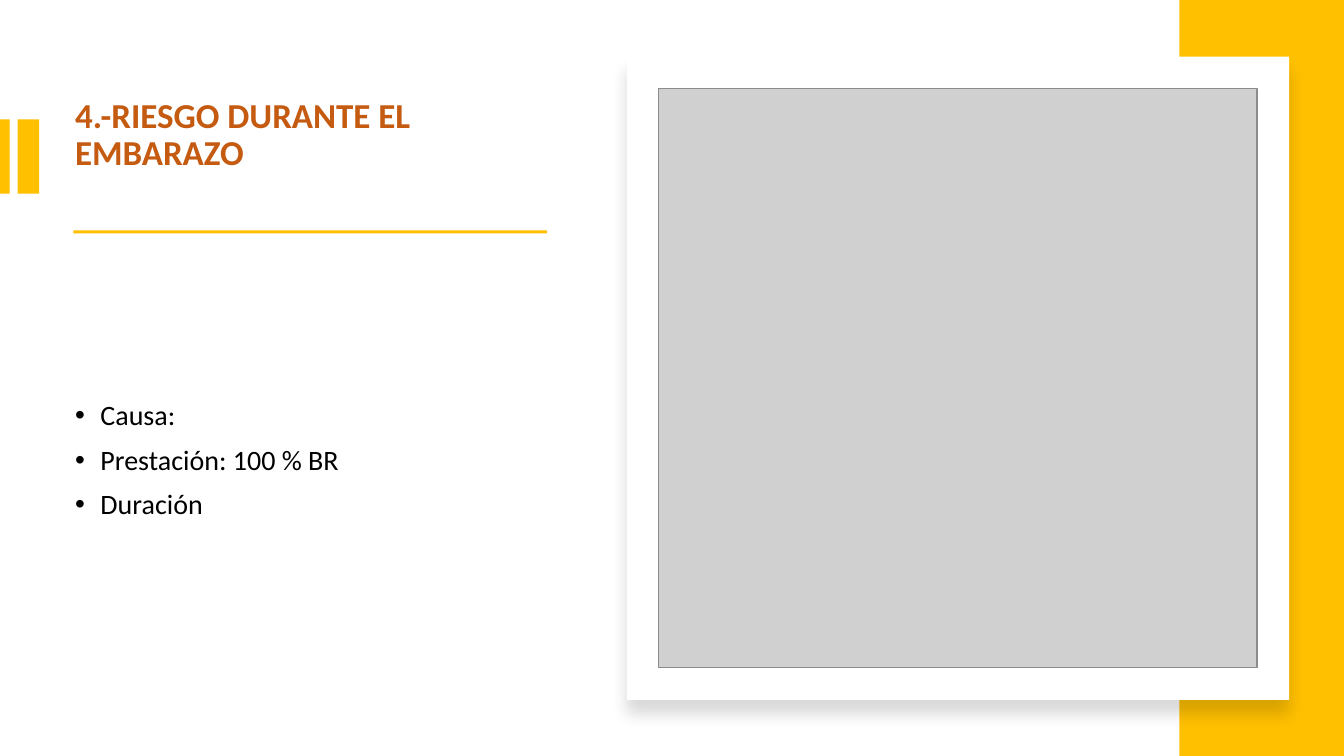
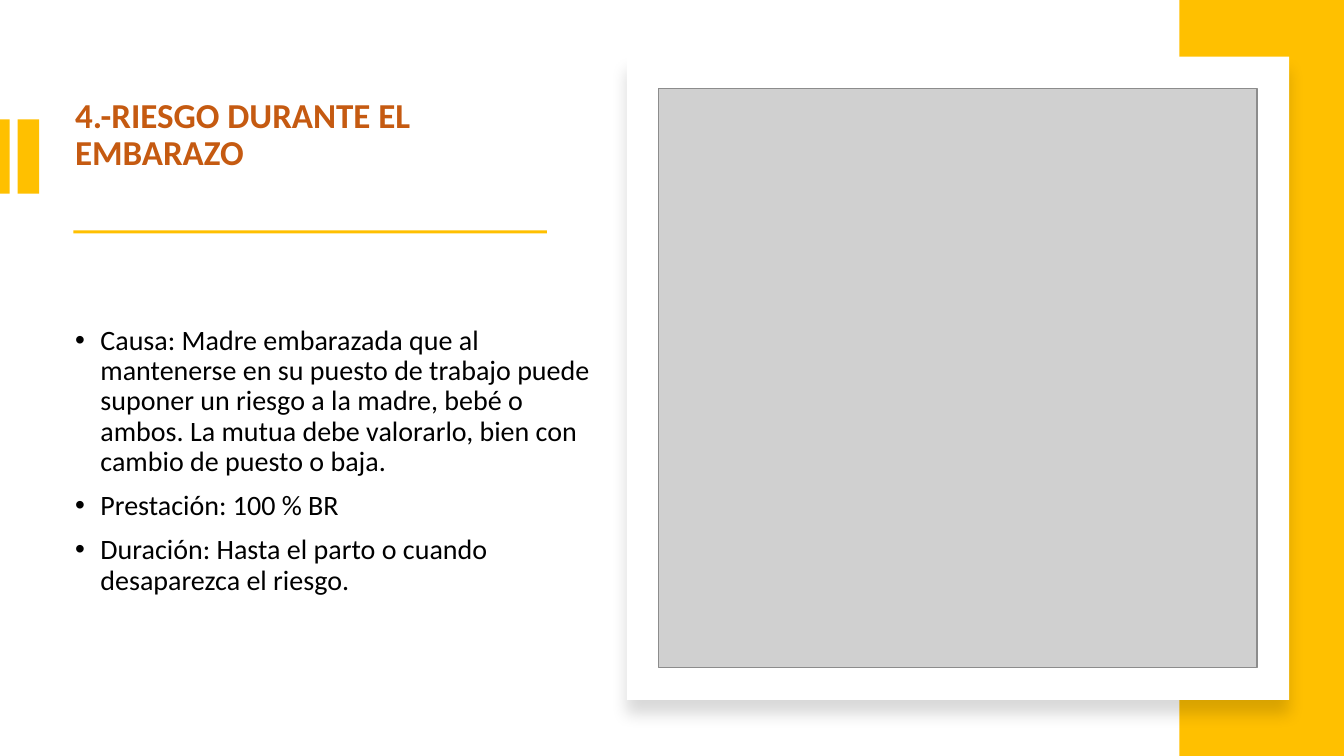
Before and after one commit to DiMaPaGa/daw1, a slide deck: slide 12 of PROGRAMACION/FOL/TEMA 6 FOL PRESTACIONES SS .pptx. Drawn at 1344x756 pixels with LibreOffice and Linux fonts; fonts in the diff are those of the drawing; grey boxes stand for pictures. Boxes give left, top, right and bottom in pixels: in the first picture for what was removed or moved away, otherwise in the second. Text is boxed around its words. In the diff, an @@ line names an element or a change of style, - is before the commit and + after.

```diff
--- a/PROGRAMACION/FOL/TEMA 6 FOL PRESTACIONES SS .pptx
+++ b/PROGRAMACION/FOL/TEMA 6 FOL PRESTACIONES SS .pptx
@@ text at bbox=[100, 330, 589, 476]: text changed @@
-• Causa:
+• Causa: Madre embarazada que al mantenerse en su puesto de trabajo puede suponer un riesgo a la madre, bebé o ambos. La mutua debe valorarlo, bien con cambio de puesto o baja.
@@ text at bbox=[100, 539, 487, 595]: text changed @@
-• Duración
+• Duración: Hasta el parto o cuando desaparezca el riesgo.
```
Also in this commit, not shown: 3 other slides changed, 3 other files.
